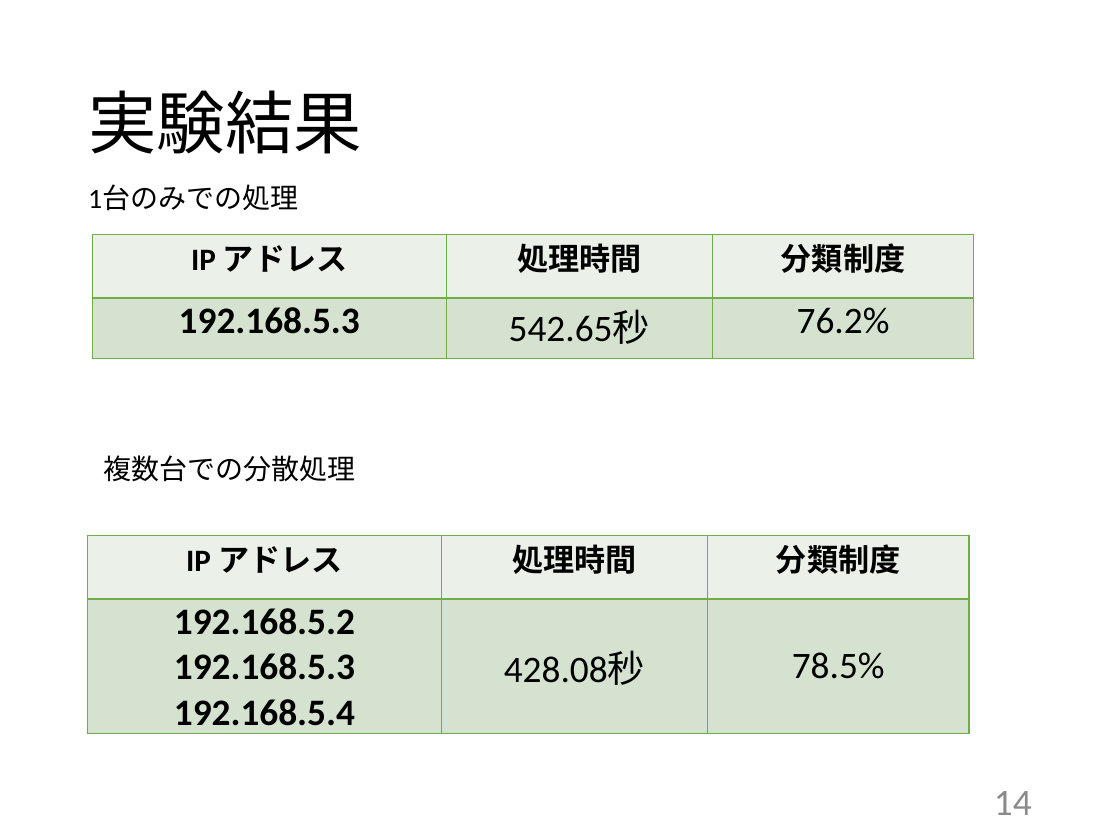
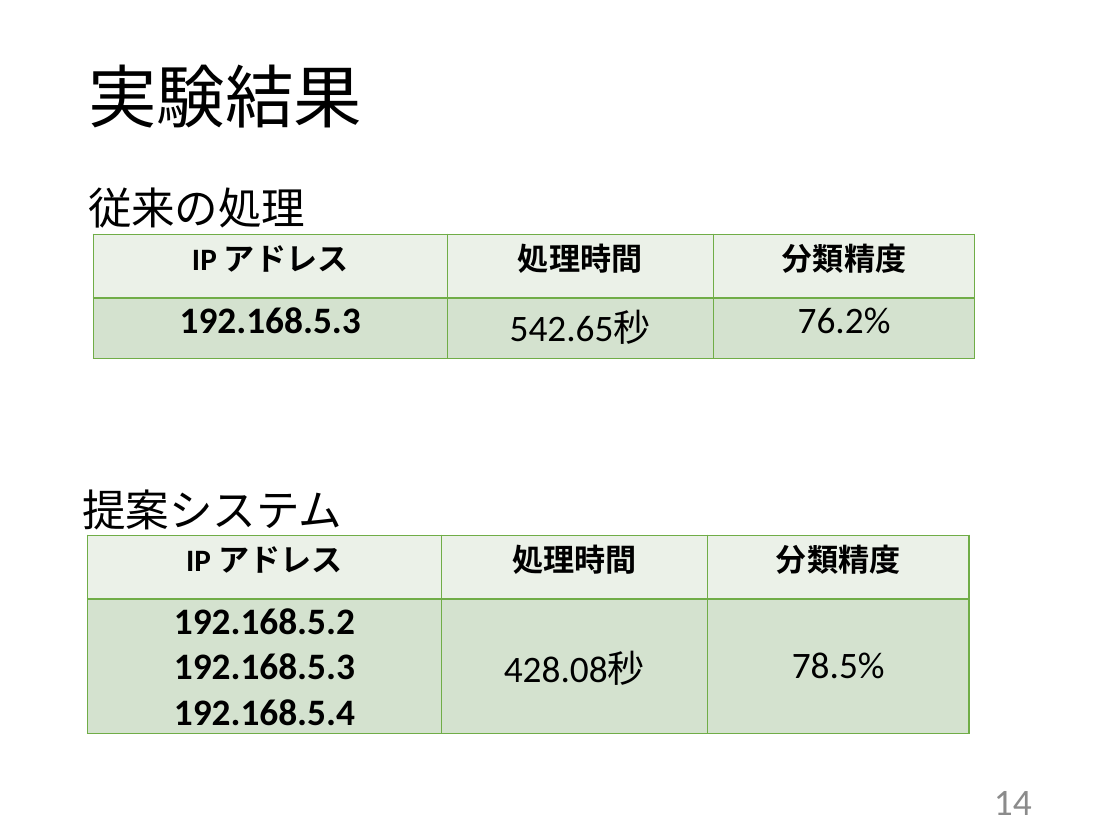
Before and after one commit to kait-takanolab/1821144-yoshii-thesis, a slide deck: slide 14 of 発表用スライド/1821144_卒研発表.pptx. Drawn at 1120x840 pixels with LibreOffice and Linux fonts; fonts in the diff are those of the drawing. Boxes give left, top, right and bottom in pixels: in the first picture for what was removed or moved away, otherwise in the second. Text is boxed around its words. In the diff, an @@ line names an element or a change of style, - is before the commit and + after.

```diff
--- a/発表用スライド/1821144_卒研発表.pptx
+++ b/発表用スライド/1821144_卒研発表.pptx
@@ title "実験結果" moved from (x1=88, y1=90, x2=362, y2=154) to (x1=88, y1=64, x2=362, y2=128) @@
@@ text at (x1=88, y1=187, x2=306, y2=235): text changed; size 18 to 28 pt @@
-1台のみでの処理
+従来の処理
@@ table at (x1=93, y1=234, x2=973, y2=358) @@
-row 1, column 3: 分類制度
+row 1, column 3: 分類精度
@@ text at (x1=82, y1=489, x2=342, y2=537): text changed; size 18 to 28 pt @@
-複数台での分散処理
+提案システム
@@ table at (x1=87, y1=535, x2=968, y2=739) @@
-row 1, column 3: 分類制度
+row 1, column 3: 分類精度
```
Also in this commit, not shown: 10 other slides changed, 1 other file.
